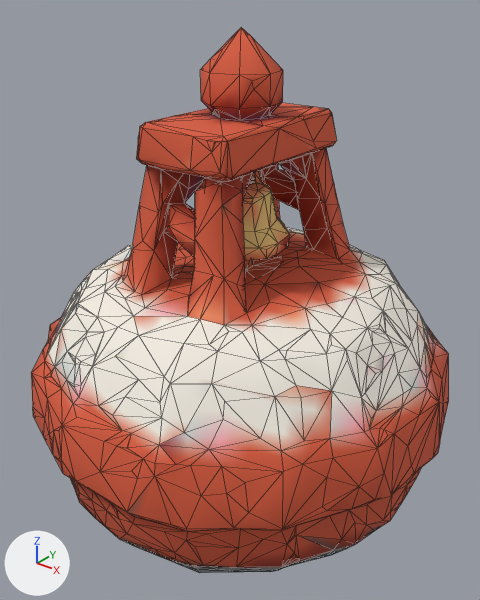
Before and after pictures for a commit that changed the glTF model public/models/buoy.glb.
One viewpoint serves both versions: a 50 mm lens placed at (0.789, -0.993, 0.579), pointed at (0.006, -0.013, -0.028). Every picture has the same lights, and +X, +Y and +Z are marked at lower left. The picture after the commit comes second. Mesh edges are drawn as thin lines. Where no turn or scale is listed for an object, it has been applied to the vertices. Vertices at exactly the same position are counted once.

Before the edit, the objects in view are built like this:
```python
me_tripo_mesh_25e75040_7b9a_4f55_8cde_87dfa33b7833 = bpy.data.meshes.new('tripo_mesh_25e75040-7b9a-4f55-8cde-87dfa33b7833')
me_tripo_mesh_25e75040_7b9a_4f55_8cde_87dfa33b7833.from_pydata(...)  # 1396 vertices, 2820 faces; spans x -0.449..0.449, y -0.447..0.447, z -0.5..0.5
me_tripo_mesh_25e75040_7b9a_4f55_8cde_87dfa33b7833.materials.append(mat_tripo_material_25e75040_7b9a_4f55_8cde_87dfa33b7833)  # picture img_color_25e75040_7b9a_4f55_8cde_87dfa33b7833
ob_tripo_node_25e75040_7b9a_4f55_8cde_87dfa33b7833 = bpy.data.objects.new('tripo_node_25e75040-7b9a-4f55-8cde-87dfa33b7833', me_tripo_mesh_25e75040_7b9a_4f55_8cde_87dfa33b7833)
ob_tripo_node_25e75040_7b9a_4f55_8cde_87dfa33b7833.location = (0.0, 0.0, 0.0)
```
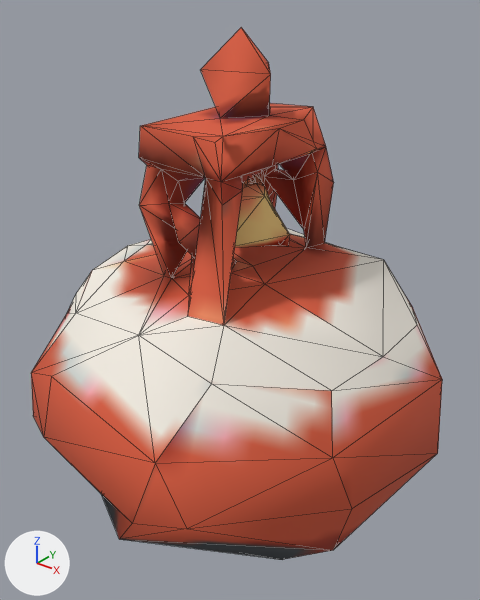
Where the newer file only moved an object's origin or applied its transform, the numbers keep the older frame.

What differs and where, as boxes [x1, y1, x2, y2] in the pictures (480 x 600 px):
'tripo_node_25e75040-7b9a-4f55-8cde-87dfa33b7833', reshaped
    before: [31, 27, 449, 573]
    after: [31, 27, 442, 560]
part 1 of me_tripo_mesh_25e75040_7b9a_4f55_8cde_87dfa33b7833, deleted
    before: [31, 27, 449, 573]

Edits to the bpy script that builds the scene:
```text
Change me_tripo_mesh_25e75040_7b9a_4f55_8cde_87dfa33b7833:
    used by ob_tripo_node_25e75040_7b9a_4f55_8cde_87dfa33b7833; location = (0.0, 0.0, 0.0)
    remove me_tripo_mesh_25e75040_7b9a_4f55_8cde_87dfa33b7833.from_pydata(...)  # 1396 vertices, 2820 faces; spans x -0.449..0.449, y -0.447..0.447, z -0.5..0.5
    add me_tripo_mesh_25e75040_7b9a_4f55_8cde_87dfa33b7833.from_pydata(...)  # 196 vertices, 418 faces; spans x -0.425..0.449, y -0.423..0.438, z -0.5..0.5
    me_tripo_mesh_25e75040_7b9a_4f55_8cde_87dfa33b7833 part 1: 1200 vertices removed from x -0.449..0.447, y -0.447..0.447, z -0.5..0.49
```
